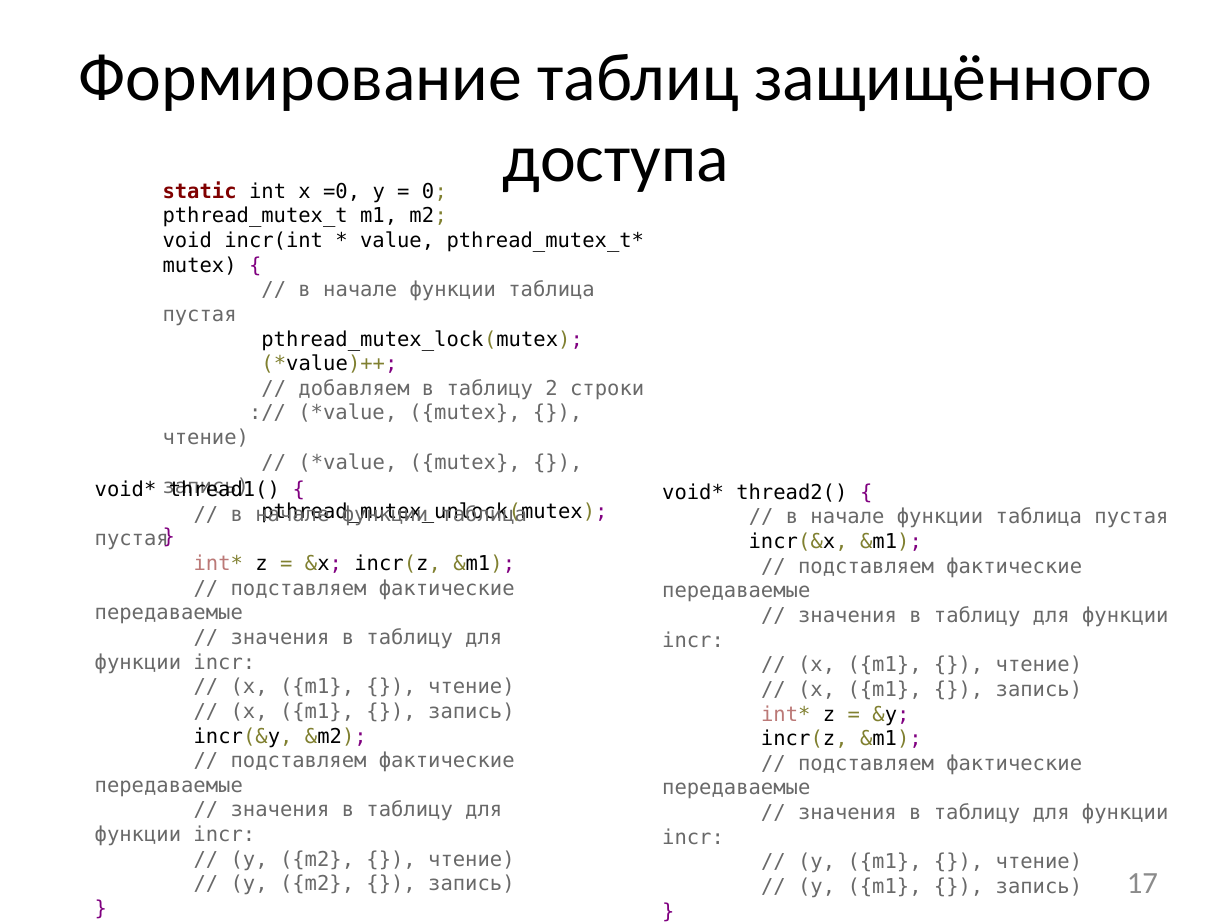
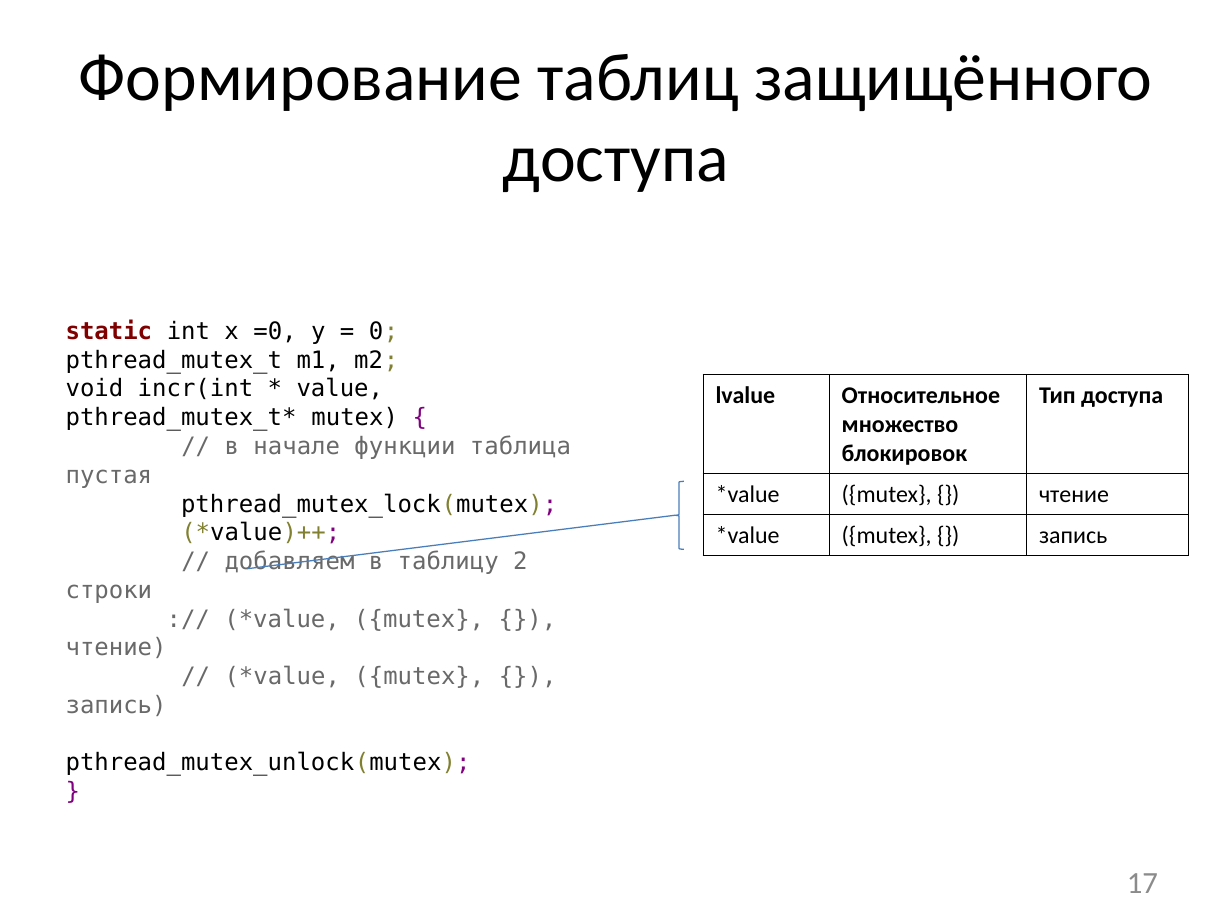
Before and after one commit to afrolovskiy/diplom, a slide deck: slide 17 of presentations/diplom/static race detection.pptx. Drawn at 1232x924 pixels with LibreOffice and Linux fonts; fonts in the diff are those of the drawing. Boxes give left, top, right and bottom in pixels: in the first picture for what was removed or moved away, otherwise in the second. Text is boxed around its words. In the diff, an @@ line names an element or a change of style, - is before the commit and + after.

Commit message:
updated

```diff
--- a/presentations/diplom/static race detection.pptx
+++ b/presentations/diplom/static race detection.pptx
@@ text "static int x =0, y ...": place and size @@
-text "static int x =0, y ..." at bbox=[163, 181, 645, 524]
+text "static int x =0, y ..." at bbox=[66, 319, 571, 776]
@@ text "static int x =0, y ..." at bbox=[66, 319, 571, 776]: size 12 to 14 pt @@
@@ table added at bbox=[703, 375, 1188, 556], 3 rows, 3 columns @@
+lvalue | Относительное множество блокировок | Тип доступа
+*value | ({mutex}, {}) | чтение
+*value | ({mutex}, {}) | запись
@@ text removed at bbox=[95, 480, 527, 895] @@
-void* thread1() {
-// в начале функции таблица пустая
-int* z = &x; incr(z, &m1);
-// подставляем фактические передаваемые
-// значения в таблицу для функции incr:
-// (x, ({m1}, {}), чтение)
-// (x, ({m1}, {}), запись)
-incr(&y, &m2);
-// подставляем фактические передаваемые
-// значения в таблицу для функции incr:
-// (y, ({m2}, {}), чтение)
-// (y, ({m2}, {}), запись)
-}
@@ text removed at bbox=[662, 507, 1168, 897] @@
-void* thread2() {
-// в начале функции таблица пустая
-incr(&x, &m1);
-// подставляем фактические передаваемые
-// значения в таблицу для функции incr:
-// (x, ({m1}, {}), чтение)
-// (x, ({m1}, {}), запись)
-int* z = &y;
-incr(z, &m1);
-// подставляем фактические передаваемые
-// значения в таблицу для функции incr:
-// (y, ({m1}, {}), чтение)
-// (y, ({m1}, {}), запись)
-}
@@ left brace added at bbox=[674, 482, 684, 549], outline #4B7EBC 0.75 pt @@
@@ line added from (248, 569) to (674, 515), #4B7EBC 0.75 pt @@
```
Also in this commit, not shown: 2 slides added.
